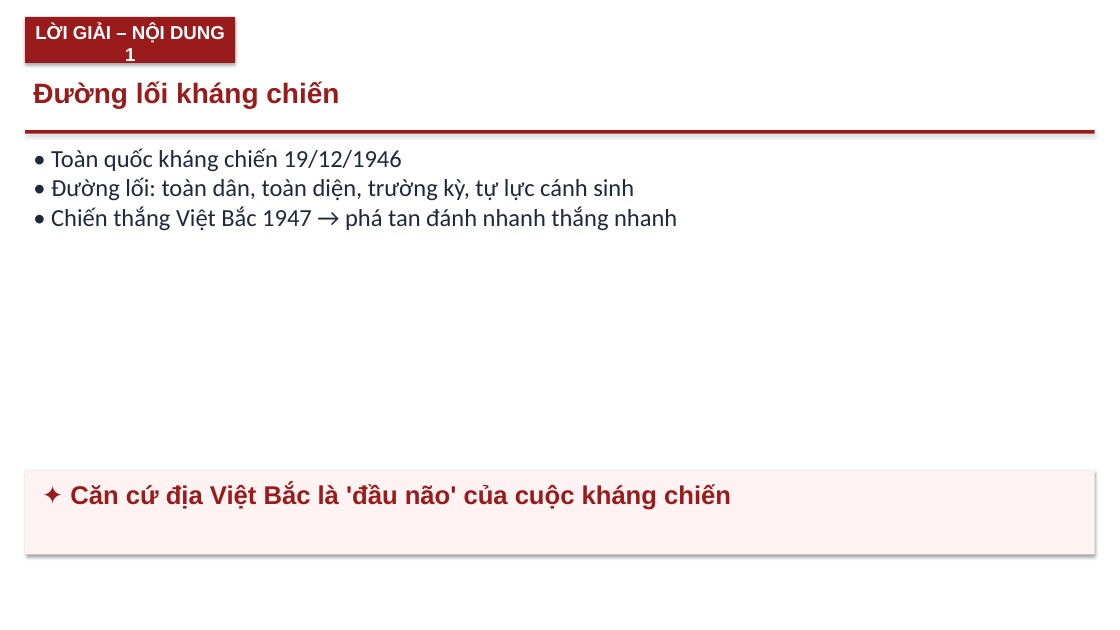
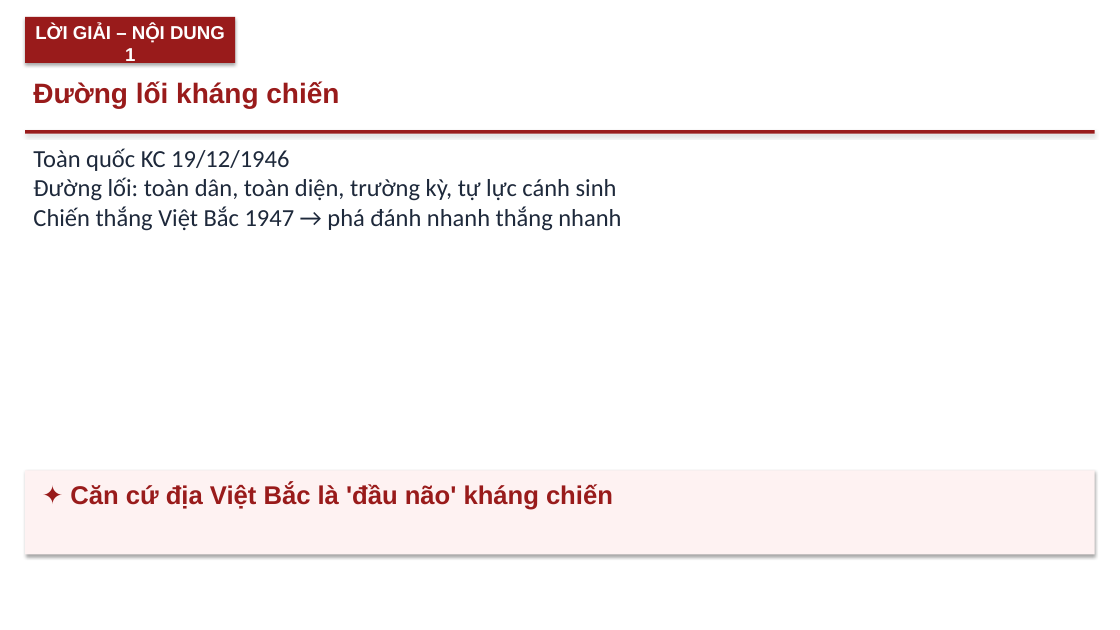
Before and after one commit to Trangtu66/Taode_thi_online, a slide deck: slide 5 of mon/lich_su/slide/lop12/Slide_LICHSU12_Bài_7_Kháng_chiến_chống_Pháp_TT18-20.pptx (slide 4 before the commit). Drawn at 1120x630 pixels with LibreOffice and Linux fonts; fonts in the diff are those of the drawing. Boxes give left, top, right and bottom in pixels: in the first picture for what was removed or moved away, otherwise in the second. Text is boxed around its words. In the diff, an @@ line names an element or a change of style, - is before the commit and + after.

```diff
--- a/mon/lich_su/slide/lop12/Slide_LICHSU12_Bài_7_Kháng_chiến_chống_Pháp_TT18-20.pptx
+++ b/mon/lich_su/slide/lop12/Slide_LICHSU12_Bài_7_Kháng_chiến_chống_Pháp_TT18-20.pptx
@@ text at (x1=33, y1=148, x2=621, y2=231): text changed @@
-• Toàn quốc kháng chiến 19/12/1946
-• Đường lối: toàn dân, toàn diện, trường kỳ, tự lực cánh sinh
-• Chiến thắng Việt Bắc 1947 → phá tan đánh nhanh thắng nhanh
+Toàn quốc KC 19/12/1946
+Đường lối: toàn dân, toàn diện, trường kỳ, tự lực cánh sinh
+Chiến thắng Việt Bắc 1947 → phá đánh nhanh thắng nhanh
@@ text at (x1=70, y1=483, x2=613, y2=510): text changed @@
-✦ Căn cứ địa Việt Bắc là 'đầu não' của cuộc kháng chiến
+✦ Căn cứ địa Việt Bắc là 'đầu não' kháng chiến
```
Also in this commit, not shown: 5 other slides changed, 1 slide added, 33 other files.
